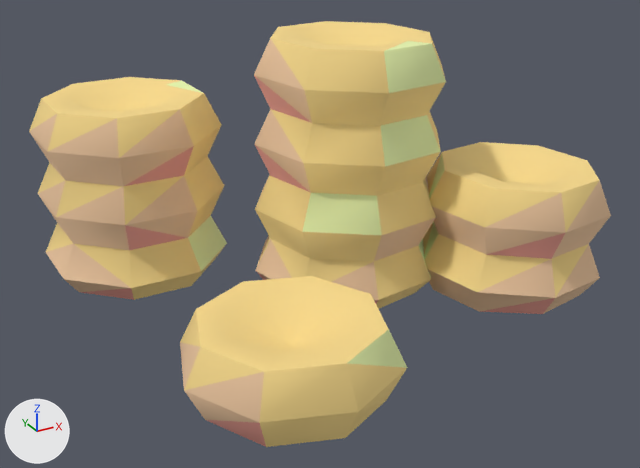
One commit to the glTF model example_game/world/props/coins.prop/model.glb: the scene before it, then after it.
Before and after are seen from a 50 mm lens placed at (-0.542, -0.926, 0.528), pointed at (-0.041, -0.015, 0.072). The axes (+X, +Y, +Z) are drawn at lower left. The lights are the same throughout. The picture after the commit comes second. Vertices at exactly the same position are counted once.

Objects in the first picture: 'model'.
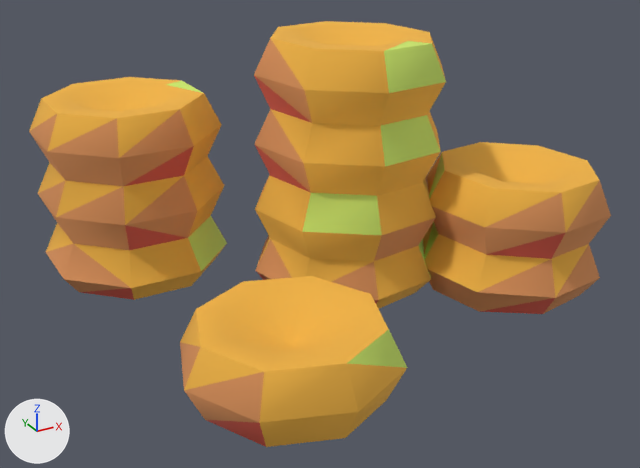
What the commit changed:
me_model has 228 vertices, 416 faces and spans x -0.336..0.336, y -0.314..0.314, z -0.02..0.315.
me_model is used by ob_model.
me_model part 1: 224 faces centred in x -0.322..0.311, y -0.297..0.3, z -0.012..0.314 are repainted in the vertex colours; the middle colour goes from yellow #f9db8d to orange #f2b545.
me_model part 2: 192 faces centred in x -0.329..0.323, y -0.273..0.307, z -0.012..0.312 are repainted in the vertex colours; the middle colour goes from beige #edc7a0 to orange #d9915a.

Pixel boxes (x1, y1, x2, y2) of what changed, in the pictures (640 x 468 px):
part 1 of me_model, recoloured (yellow to orange): (29, 21, 599, 447) in both
part 2 of me_model, recoloured (beige to orange): (29, 38, 611, 447) in both
